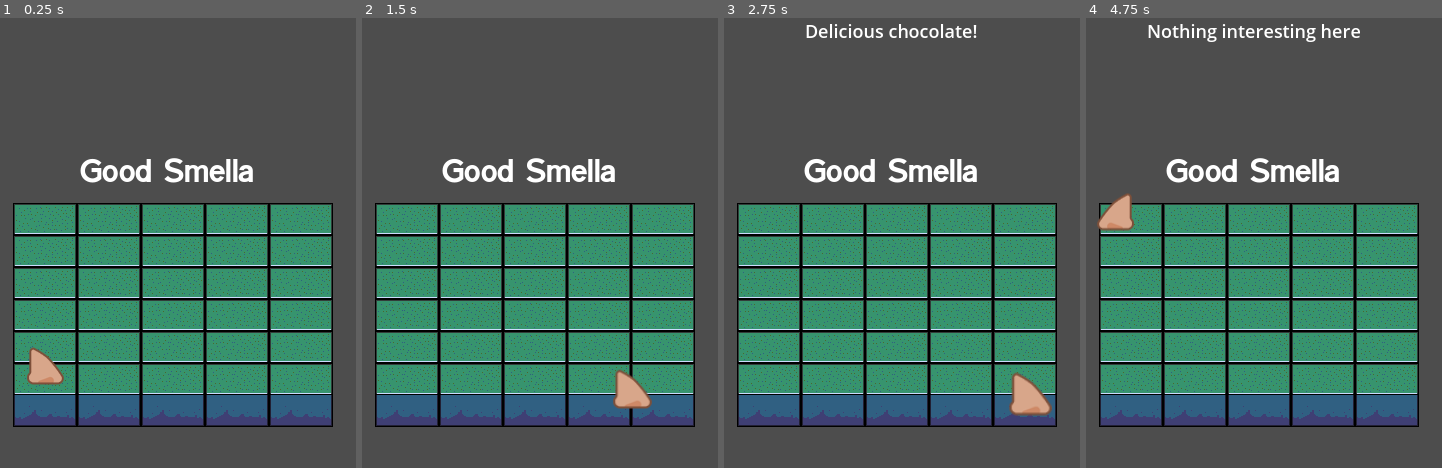
Above: before the commit, frames 1-4 (left to right).
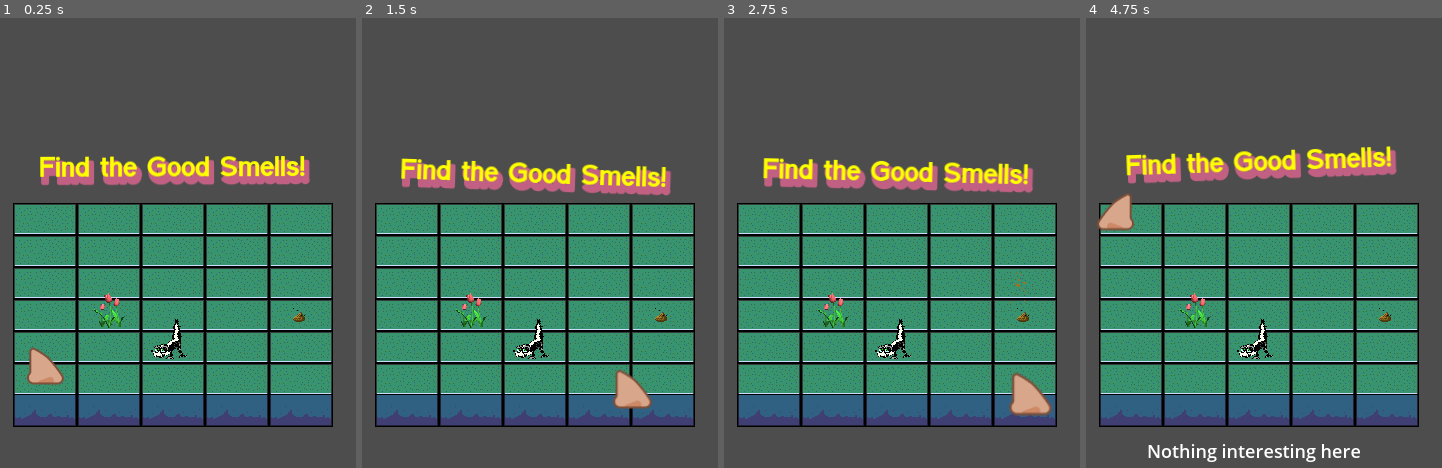
Above: after the commit, the same moments.

Repository: ArrHarper/good-smells-game
Game: Godot game, scene res://scenes/main/main.tscn
Two runs of this game, one before a commit and one after it. Both use one fixed random seed, a clock stepped at 60 frames per second and the inputs below.
Inputs:
- Up to frame 1 (0.25 s): no input
- Up to frame 2 (1.5 s): hold Right (ui_right) 0.53-1.28 s; tap Space (smell) at 0.6, 1.35 s; hold Down (ui_down) from 1.28 s (still down)
- Up to frame 3 (2.75 s): release Down (ui_down) at 2.03 s; hold Right (ui_right) from 2.03 s (still down); tap Space (smell) at 2.1 s
- Up to frame 4 (4.75 s): release Right (ui_right) at 2.78 s; hold Up (ui_up) 2.78-3.53 s; tap Space (smell) at 2.85, 3.6, 4.35 s; hold Left (ui_left) from 3.53 s (still down)

The runs differ from the first frame. In frame 1, 4.5% of the frame differs, in the area x 11-88%, y 30-76%; in frame 2, 4.7%; in frame 3, 5.3%; in frame 4, 6.2%, in the area x 11-88%, y 1-99%.

Commit message:
implemented sprites, improved particle visibility, added text anims

Diff:
--- a/scenes/UI/UI.tscn
+++ b/scenes/UI/UI.tscn
@@ -6,14 +6,17 @@
 script = ExtResource("1_pdh8v")
 
 [node name="SmellLabel" type="Label" parent="."]
-anchors_preset = 5
+anchors_preset = 7
 anchor_left = 0.5
+anchor_top = 1.0
 anchor_right = 0.5
+anchor_bottom = 1.0
 offset_left = -100.0
-offset_top = 20.0
+offset_top = -250.0
 offset_right = 100.0
-offset_bottom = 50.0
+offset_bottom = -40.0
 grow_horizontal = 2
+grow_vertical = 0
 theme_override_font_sizes/font_size = 18
 horizontal_alignment = 1
 vertical_alignment = 1
--- a/scenes/main/main.tscn
+++ b/scenes/main/main.tscn
@@ -1,10 +1,14 @@
-[gd_scene load_steps=9 format=4 uid="uid://c7bt0nydphmi0"]
+[gd_scene load_steps=13 format=4 uid="uid://c7bt0nydphmi0"]
 
 [ext_resource type="Script" uid="uid://by87fmp5hhobc" path="res://scenes/main/main.gd" id="1_0wfyh"]
 [ext_resource type="Texture2D" uid="uid://b4n6ww4nk4n8q" path="res://assets/images/2dblock - Copy.png" id="2_6q06x"]
 [ext_resource type="FontFile" uid="uid://c022ogphrgx6o" path="res://assets/VAGABONDED-BOLD.TTF" id="3_6q06x"]
 [ext_resource type="PackedScene" uid="uid://b0dw3hyhtyow2" path="res://scenes/player/player.tscn" id="3_sugp2"]
+[ext_resource type="Texture2D" uid="uid://bq0ohulw076n2" path="res://assets/images/flowers.png" id="3_yyfjg"]
+[ext_resource type="Texture2D" uid="uid://dlag3hp586mf1" path="res://assets/images/skunk.png" id="4_b1x3f"]
 [ext_resource type="PackedScene" path="res://scenes/smells/smell.tscn" id="4_lfxvs"]
+[ext_resource type="Texture2D" uid="uid://dang405dqu4j7" path="res://assets/images/poop.png" id="5_a8run"]
+[ext_resource type="Script" uid="uid://cgjy8m8js40ne" path="res://scenes/main/title.gd" id="9_m3u8n"]
 
 [sub_resource type="TileSetAtlasSource" id="TileSetAtlasSource_ow5a4"]
 texture = ExtResource("2_6q06x")
@@ -51,7 +55,11 @@
 
 [sub_resource type="LabelSettings" id="LabelSettings_ow5a4"]
 font = ExtResource("3_6q06x")
-font_size = 32
+font_size = 28
+font_color = Color(1, 1, 0, 1)
+shadow_size = 9
+shadow_color = Color(0.756863, 0.376471, 0.509804, 1)
+shadow_offset = Vector2(3, 6)
 
 [node name="Main" type="Node2D"]
 script = ExtResource("1_0wfyh")
@@ -59,17 +67,31 @@
 [node name="TileMapLayer" type="TileMapLayer" parent="."]
 tile_map_data = PackedByteArray("AAAAAPr/AgAAAAAAAAAAAPv/AgAAAAEAAAAAAPz/AgAAAAIAAAAAAP3/AgAAAAMAAAAAAP7/AgAAAAQAAAAAAP …(480 unchanged characters)…
 tile_set = SubResource("TileSet_hujxm")
+collision_enabled = false
+
+[node name="Sprite2D" type="Sprite2D" parent="TileMapLayer"]
+position = Vector2(98, -85)
+texture = ExtResource("3_yyfjg")
+
+[node name="Sprite2D2" type="Sprite2D" parent="TileMapLayer"]
+position = Vector2(157, -56)
+texture = ExtResource("4_b1x3f")
+
+[node name="Sprite2D3" type="Sprite2D" parent="TileMapLayer"]
+position = Vector2(286, -80)
+texture = ExtResource("5_a8run")
 
 [node name="CanvasLayer" type="CanvasLayer" parent="."]
 
-[node name="Label" type="Label" parent="."]
-offset_left = 39.0
-offset_top = -244.0
-offset_right = 269.0
-offset_bottom = -209.0
-text = "Good Smella"
+[node name="TitleLabel" type="Label" parent="."]
+offset_left = -24.0
+offset_top = -245.0
+offset_right = 344.0
+offset_bottom = -206.0
+text = "Find the Good Smells!"
 label_settings = SubResource("LabelSettings_ow5a4")
 horizontal_alignment = 1
+script = ExtResource("9_m3u8n")
 
 [node name="nose" parent="." instance=ExtResource("3_sugp2")]
 position = Vector2(32, -28)
@@ -91,7 +113,7 @@
 particles_color = Color(1, 0, 0, 1)
 
 [node name="EpicSmell1" parent="." instance=ExtResource("4_lfxvs")]
-position = Vector2(286, -82)
+position = Vector2(287, -82)
 smell_name = "Chocolate"
 smell_type = "epic"
 smell_message = "Delicious chocolate!"
--- /dev/null
+++ b/scenes/main/title.gd
@@ -0,0 +1,186 @@
+extends Label
+
+# Store original transform properties
+var original_position: Vector2
+var original_rotation: float
+var original_scale: Vector2
+var time_offset: float = 0.0
+
+# Character nodes for wave effect
+var label_chars = []
+var char_original_positions = []
+
+# Animation settings - adjust these to tweak effects
+var bob_amplitude: float = 5.0
+var bob_frequency: float = 1.0
+var breath_amount: float = 0.05
+var breath_frequency: float = 1.5
+var wave_amplitude: float = 5.0
+var wave_frequency: float = 2.0
+var rotation_amplitude: float = 2.0
+var rotation_frequency: float = 1.0
+var color_pulse_frequency: float = 2.0
+var parallax_factor: float = 0.05
+
+# Reference to player for parallax effect
+var player_node = null
+var map_center_pos: Vector2
+
+# Which effect is active - change the number to test different effects
+# 1: Bobbing, 2: Breathing, 3: Wave effect, 4: Rotation sway
+# 5: Color pulsing, 6: Parallax, 7: Combined effects
+var active_effect: int = 4
+
+func _ready():
+	# Store original transform
+	original_position = position
+	original_rotation = rotation_degrees
+	original_scale = scale
+
+	# Add some randomness to time offset
+	time_offset = randf() * 10.0
+
+	# Try to find player node for parallax effect
+	player_node = get_tree().get_nodes_in_group("player")
+	if player_node.size() > 0:
+		player_node = player_node[0]
+	else:
+		# If no player group, try finding by class
+		var player_nodes = get_tree().get_nodes_in_group("CharacterBody2D")
+		for node in player_nodes:
+			if node.name.to_lower().contains("player"):
+				player_node = node
+				break
+
+	# Store map center position for parallax
+	var parent = get_parent()
+	if parent:
+		map_center_pos = parent.position
+
+	# Setup for wave effect if needed
+	if active_effect == 3:
+		setup_wave_effect()
+
+func _process(delta):
+	# Get time for animations
+	var time = Time.get_ticks_msec() * 0.001 + time_offset
+
+	# Reset transform before applying effect
+	position = original_position
+	rotation_degrees = original_rotation
+	scale = original_scale
+	modulate = Color(1, 1, 1, 1)
+
+	# Apply the active effect
+	match active_effect:
+		1: bobbing_effect(time)
+		2: breathing_effect(time)
+		3: wave_effect(time)
+		4: rotation_sway_effect(time)
+		5: color_pulse_effect(time)
+		6: parallax_effect()
+		7: combined_effects(time)
+
+# EFFECT 1: Gentle bobbing animation
+func bobbing_effect(time: float):
+	position.y = original_position.y + sin(time * bob_frequency) * bob_amplitude
+
+# EFFECT 2: Breathing effect (scaling)
+func breathing_effect(time: float):
+	var scale_factor = 1.0 + sin(time * breath_frequency) * breath_amount
+	scale = original_scale * scale_factor
+
+# EFFECT 3: Wave effect setup - creates individual labels for each character
+func setup_wave_effect():
+	# Clear any previous setup
+	for child in label_chars:
+		if is_instance_valid(child):
+			child.queue_free()
+
+	label_chars.clear()
+	char_original_positions.clear()
+
+	# Hide original label
+	visible = false
+
+	# Create parent node for characters
+	var char_parent = Node2D.new()
+	char_parent.name = "CharacterContainer"
+	get_parent().add_child(char_parent)
+
+	# Calculate total width for centering
+	var total_width = 0
+	var font_size = get_theme_font_size("font_size")
+	var font = get_theme_font("font")
+
+	for i in range(text.length()):
+		total_width += font.get_char_size(text.unicode_at(i), font_size).x
+
+	# Create labels for each character
+	var current_x = -total_width / 2
+	for i in range(text.length()):
+		var char_label = Label.new()
+		char_label.text = text.substr(i, 1)
+		char_label.add_theme_font_override("font", font)
+		char_label.add_theme_font_size_override("font_size", font_size)
+		char_label.add_theme_color_override("font_color", get_theme_color("font_color"))
+
+		var char_width = font.get_char_size(text.unicode_at(i), font_size).x
+
+		char_label.position.x = current_x + char_width / 2
+		current_x += char_width
+
+		char_parent.add_child(char_label)
+		label_chars.append(char_label)
+		char_original_positions.append(char_label.position)
+
+# EFFECT 3: Wave effect animation
+func wave_effect(time: float):
+	if label_chars.size() == 0:
+		# Skip if not set up
+		return
+
+	for i in range(label_chars.size()):
+		if label_chars[i]:
+			var label = label_chars[i]
+			label.position.y = char_original_positions[i].y + sin(time * wave_frequency + i * 0.5) * wave_amplitude
+
+# EFFECT 4: Rotation sway
+func rotation_sway_effect(time: float):
+	rotation_degrees = original_rotation + sin(time * rotation_frequency) * rotation_amplitude
+
+# EFFECT 5: Color pulsing
+func color_pulse_effect(time: float):
+	var pulse = (sin(time * color_pulse_frequency) + 1) * 0.5  # 0 to 1 value
+
+	# Option 1: Opacity pulsing
+	modulate = Color(1, 1, 1, 0.7 + pulse * 0.3)
+
+	# Option 2: Color pulsing (commented out by default)
+	# modulate = Color(1.0, 0.7 + pulse * 0.3, 0.7 + pulse * 0.3, 1.0)  # Pulse between white and light red
+
+# EFFECT 6: Parallax effect
+func parallax_effect():
+	if player_node:
+		position.x = original_position.x - (player_node.position.x - map_center_pos.x) * parallax_factor
+		position.y = original_position.y - (player_node.position.y - map_center_pos.y) * parallax_factor
+
+# EFFECT 7: Combined effects
+func combined_effects(time: float):
+	# Bobbing
+	position.y = original_position.y + sin(time) * (bob_amplitude * 0.8)
+
+	# Slight rotation
+	rotation_degrees = original_rotation + sin(time * 0.7) * (rotation_amplitude * 0.75)
+
+	# Subtle color pulse
+	var pulse = (sin(time * 1.2) + 1) * 0.5
+	modulate = Color(1, 1, 1 - pulse * 0.2, 1)  # Pulse between white and slight blue
+
+# BONUS EFFECT: Letter-by-letter appearance animation
+# Call this function to trigger the animation
+func animate_letter_by_letter():
+	visible_characters = 0
+	var tween = create_tween()
+	tween.tween_property(self, "visible_characters", text.length(), 1.5)
+	tween.tween_callback(func(): active_effect = 1)  # Start bobbing after text appears
--- a/scenes/player/player.gd
+++ b/scenes/player/player.gd
@@ -215,14 +215,22 @@
 		# Check if any of the overlapping areas are smells
 		for area in areas:
 			if area is Smell and not area.collected:
-				# Call the detect function to show and animate the smell
+				# Connect to animation completed signal if not already connected
+				if not area.is_connected("animation_completed", _on_smell_animation_completed):
+					area.connect("animation_completed", _on_smell_animation_completed)
+
+				# Call the detect function to start animation
 				area.detect()
 
-				# Signal that smell was detected to update UI
-				emit_signal("smell_detected", area.smell_message, area.smell_type)
+				# No longer emitting the smell signal here - it will be emitted after animation
 				smell_found = true
 				break
 
 	# If no smell found in the immediate area
 	if not smell_found:
 		emit_signal("smell_detected", "Nothing interesting here", "neutral")
+
+# New function to handle the smell animation completion
+func _on_smell_animation_completed(smell_data):
+	# Now emit the smell signal with the message and type
+	emit_signal("smell_detected", smell_data.message, smell_data.type)
--- a/scenes/smells/smell.gd
+++ b/scenes/smells/smell.gd
@@ -12,6 +12,7 @@
 # Visual representation variables
 @export var particles_color: Color = Color(1, 1, 1)
 var particle_system
+signal animation_completed(smell_data) # New signal to notify when animation is done
 
 func _ready():
 	# Set up collision shape
@@ -25,9 +26,9 @@
 	# Set up visual particles but make them hidden initially
 	setup_particles()
 
-	# Hide particles initially
+	# Hide particles initially - set the visibility directly
 	if particle_system:
-		particle_system.modulate.a = 0.0
+		particle_system.emitting = false
 
 	# Connect signal
 	connect("body_entered", _on_body_entered)
@@ -37,21 +38,36 @@
 	particle_system = GPUParticles2D.new()
 	var particles_material = ParticleProcessMaterial.new()
 
-	# Configure the particle system
+	# Configure the particle system with enhanced properties
 	particles_material.emission_shape = ParticleProcessMaterial.EMISSION_SHAPE_SPHERE
-	particles_material.emission_sphere_radius = 10.0
+	particles_material.emission_sphere_radius = 15.0  # Increased from 10.0
 	particles_material.direction = Vector3(0, -1, 0)
-	particles_material.spread = 45.0
-	particles_material.gravity = Vector3(0, -20, 0)
-	particles_material.initial_velocity_min = 10.0
-	particles_material.initial_velocity_max = 20.0
+	particles_material.spread = 60.0  # Increased from 45.0
+	particles_material.gravity = Vector3(0, -30, 0)  # Stronger upward gravity
+	particles_material.initial_velocity_min = 20.0  # Increased from 10.0
+	particles_material.initial_velocity_max = 40.0  # Increased from 20.0
 	particles_material.color = particles_color
+
+	# Add scale variation to particles
+	particles_material.scale_min = 1.0
+	particles_material.scale_max = 2.5
+
+	# Add a bit of turbulence/randomness
+	particles_material.turbulence_enabled = true
+	particles_material.turbulence_noise_strength = 1.0
+	particles_material.turbulence_noise_scale = 1.5
 
 	# Apply material and add to scene
 	particle_system.process_material = particles_material
-	particle_system.amount = 16
-	particle_system.lifetime = 2.0
+	particle_system.amount = 24  # Increased from 16
+	particle_system.lifetime = 2.5  # Slightly longer lifetime
+	particle_system.explosiveness = 0.2  # Add some burst effect
+	particle_system.one_shot = false
 	particle_system.local_coords = false
+
+	# Ensure default modulate is fully visible, we'll control visibility with emitting
+	particle_system.modulate = Color(1, 1, 1, 1)
+
 	add_child(particle_system)
 
 func _on_body_entered(body):
@@ -67,14 +83,26 @@
 
 		# Show particles rising with animation
 		if particle_system:
-			# First make particles visible
-			particle_system.modulate.a = 1.0
+			# Start emitting particles
+			particle_system.emitting = true
 
-			# Create rising and fading animation
+			# Create rising and fading animation with proper sequencing
 			var tween = create_tween()
-			tween.tween_property(particle_system, "position", Vector2(0, -30), 1.5)
-			tween.parallel().tween_property(particle_system, "modulate", Color(1, 1, 1, 0), 1.5)
-			tween.tween_callback(mark_collected)
+
+			# First rise up more dramatically
+			tween.tween_property(particle_system, "position", Vector2(0, -25), 0.8)
+
+			# Then continue rising while fading out
+			tween.tween_property(particle_system, "position", Vector2(0, -40), 0.8)
+			tween.parallel().tween_property(particle_system, "modulate", Color(1, 1, 1, 0), 0.8)
+
+			# After animation completes, emit signal with smell data then mark as collected
+			tween.tween_callback(func():
+				# Emit the signal with smell data
+				emit_signal("animation_completed", {"message": smell_message, "type": smell_type})
+				# Then mark as collected
+				mark_collected()
+			)
 
 # Called when the smell animation is complete
 func mark_collected():
Binary file added: assets/images/flowers.png
Not shown, added: assets/images/flowers.png.import
Binary file added: assets/images/poop.png
Not shown, added: assets/images/poop.png.import
Binary file added: assets/images/skunk.png
Not shown, added: assets/images/skunk.png.import
Not shown, added: scenes/main/title.gd.uid
